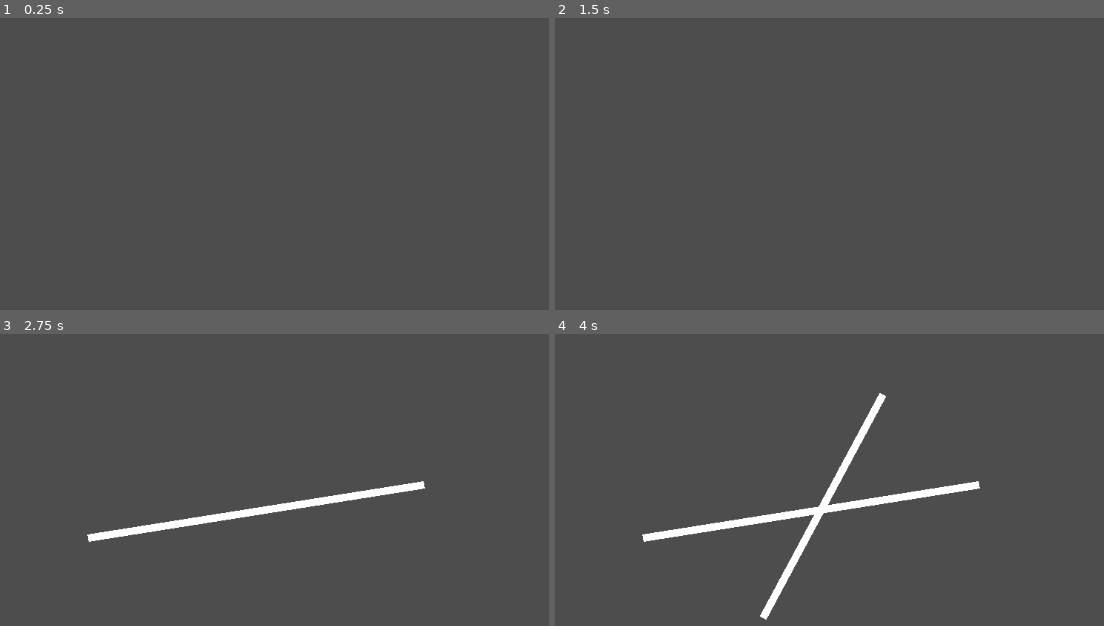
Above: before the commit, frames 1-4 (two rows, left to right).
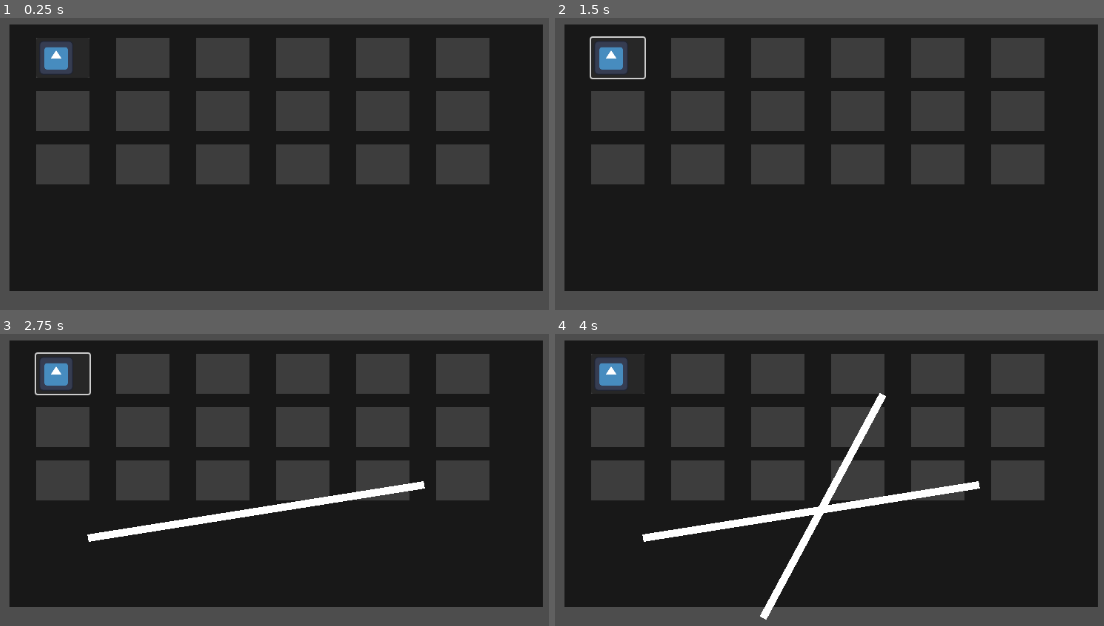
Above: after the commit, the same moments.

Repository: smkillerz777-star/Magia-Infinita
Game: Godot game, scene res://main_game.tscn
Same seed, same stepped clock (60 frames per second), same inputs: the game is played once before the commit and once after it. The engine's default icon, where the game draws it, is replaced by a stand-in: a white triangle on a blue panel in a dark square.
Inputs (mouse positions are in pixels of both pictures, inside the frame that each line leads up to):
- Up to frame 1 (0.25 s): no input
- Up to frame 2 (1.5 s): click (615, 58) at 0.52 s; tap Enter at 1.25 s; move the mouse to (977, 169) at 1.27 s; press the mouse at (977, 169) at 1.28 s; hold Right from 1.28 s (still down)
- Up to frame 3 (2.75 s): tap Space at 2 s; move the mouse to (87, 538) at 2.02 s; release Right at 2.03 s; release the mouse at (87, 538) at 2.03 s; hold Down from 2.03 s (still down); click (87, 538) at 2.1 s
- Up to frame 4 (4 s): tap Enter at 2.75 s; move the mouse to (884, 395) at 2.77 s; release Down at 2.78 s; press the mouse at (884, 395) at 2.78 s; hold Right 2.78-3.53 s; tap Alt at 2.85 s; tap Space at 3.5 s; move the mouse to (763, 617) at 3.52 s; release the mouse at (763, 617) at 3.53 s; hold Up from 3.53 s (still down); tap Shift at 3.6 s; click (763, 617) at 3.8 s

The runs differ from the first frame. In frame 1, 66% of the frame differs, in the area x 1-99%, y 2-94%; in frame 2, 66%; in frame 3, 65%; in frame 4, 64%.

Commit message:
added inventory,global,is_complete()
base the of the inventory is added where the player can store various items they need for drawing magic circle. Now if a circle is complete it gets deleted automatically later in the development, instead of delete the circle will activate . added a global script that will keep things are required across scene

Diff:
--- /dev/null
+++ b/magia-infinita/global.gd
@@ -0,0 +1 @@
+extends Node
--- /dev/null
+++ b/magia-infinita/inventory.gd
@@ -0,0 +1 @@
+extends Control
--- /dev/null
+++ b/magia-infinita/inventory.tscn
@@ -0,0 +1,202 @@
+[gd_scene format=3 uid="uid://dqwevh5plt1hj"]
+
+[ext_resource type="Script" uid="uid://cyrw1pgm4fwj1" path="res://inventory.gd" id="1_pohso"]
+[ext_resource type="Texture2D" uid="uid://cq0hmujlnh7so" path="res://icon.svg" id="2_psafj"]
+
+[sub_resource type="StyleBoxFlat" id="StyleBoxFlat_pohso"]
+bg_color = Color(0.093160845, 0.093160845, 0.0931608, 1)
+
+[sub_resource type="StyleBoxFlat" id="StyleBoxFlat_psafj"]
+bg_color = Color(0.23826218, 0.2382622, 0.23826209, 1)
+
+[node name="inventory" type="Control" unique_id=1052778249]
+layout_mode = 3
+anchors_preset = 15
+anchor_right = 1.0
+anchor_bottom = 1.0
+grow_horizontal = 2
+grow_vertical = 2
+script = ExtResource("1_pohso")
+
+[node name="Panel" type="Panel" parent="." unique_id=1956787067]
+layout_mode = 1
+anchors_preset = 15
+anchor_right = 1.0
+anchor_bottom = 1.0
+grow_horizontal = 2
+grow_vertical = 2
+theme_override_styles/panel = SubResource("StyleBoxFlat_pohso")
+
+[node name="block1" type="Panel" parent="." unique_id=698735222]
+layout_mode = 1
+anchors_preset = -1
+anchor_left = 0.05
+anchor_top = 0.05
+anchor_right = 0.15
+anchor_bottom = 0.2
+theme_override_styles/panel = SubResource("StyleBoxFlat_psafj")
+
+[node name="Button" type="Button" parent="block1" unique_id=449468122]
+layout_mode = 1
+anchors_preset = 15
+anchor_right = 1.0
+anchor_bottom = 1.0
+grow_horizontal = 2
+grow_vertical = 2
+icon = ExtResource("2_psafj")
+expand_icon = true
+
+[node name="block2" type="Panel" parent="." unique_id=1311561184]
+layout_mode = 1
+anchors_preset = -1
+anchor_left = 0.2
+anchor_top = 0.05
+anchor_right = 0.3
+anchor_bottom = 0.2
+theme_override_styles/panel = SubResource("StyleBoxFlat_psafj")
+
+[node name="block3" type="Panel" parent="." unique_id=911605083]
+layout_mode = 1
+anchors_preset = -1
+anchor_left = 0.35
+anchor_top = 0.05
+anchor_right = 0.45
+anchor_bottom = 0.2
+theme_override_styles/panel = SubResource("StyleBoxFlat_psafj")
+
+[node name="block4" type="Panel" parent="." unique_id=424342037]
+layout_mode = 1
+anchors_preset = -1
+anchor_left = 0.5
+anchor_top = 0.05
+anchor_right = 0.6
+anchor_bottom = 0.2
+theme_override_styles/panel = SubResource("StyleBoxFlat_psafj")
+
+[node name="block5" type="Panel" parent="." unique_id=1190847918]
+layout_mode = 1
+anchors_preset = -1
+anchor_left = 0.65
+anchor_top = 0.05
+anchor_right = 0.75
+anchor_bottom = 0.2
+theme_override_styles/panel = SubResource("StyleBoxFlat_psafj")
+
+[node name="block6" type="Panel" parent="." unique_id=1654364094]
+layout_mode = 1
+anchors_preset = -1
+anchor_left = 0.8
+anchor_top = 0.05
+anchor_right = 0.9
+anchor_bottom = 0.2
+theme_override_styles/panel = SubResource("StyleBoxFlat_psafj")
+
+[node name="block7" type="Panel" parent="." unique_id=86859338]
+layout_mode = 1
+anchors_preset = -1
+anchor_left = 0.05
+anchor_top = 0.25
+anchor_right = 0.15
+anchor_bottom = 0.4
+theme_override_styles/panel = SubResource("StyleBoxFlat_psafj")
+
+[node name="block8" type="Panel" parent="." unique_id=656614057]
+layout_mode = 1
+anchors_preset = -1
+anchor_left = 0.2
+anchor_top = 0.25
+anchor_right = 0.3
+anchor_bottom = 0.4
+theme_override_styles/panel = SubResource("StyleBoxFlat_psafj")
+
+[node name="block9" type="Panel" parent="." unique_id=821185788]
+layout_mode = 1
+anchors_preset = -1
+anchor_left = 0.35
+anchor_top = 0.25
+anchor_right = 0.45
+anchor_bottom = 0.4
+theme_override_styles/panel = SubResource("StyleBoxFlat_psafj")
+
+[node name="block10" type="Panel" parent="." unique_id=279308581]
+layout_mode = 1
+anchors_preset = -1
+anchor_left = 0.5
+anchor_top = 0.25
+anchor_right = 0.6
+anchor_bottom = 0.4
+theme_override_styles/panel = SubResource("StyleBoxFlat_psafj")
+
+[node name="block11" type="Panel" parent="." unique_id=747045072]
+layout_mode = 1
+anchors_preset = -1
+anchor_left = 0.65
+anchor_top = 0.25
+anchor_right = 0.75
+anchor_bottom = 0.4
+theme_override_styles/panel = SubResource("StyleBoxFlat_psafj")
+
+[node name="block12" type="Panel" parent="." unique_id=1015563890]
+layout_mode = 1
+anchors_preset = -1
+anchor_left = 0.8
+anchor_top = 0.25
+anchor_right = 0.9
+anchor_bottom = 0.4
+theme_override_styles/panel = SubResource("StyleBoxFlat_psafj")
+
+[node name="block13" type="Panel" parent="." unique_id=1396550619]
+layout_mode = 1
+anchors_preset = -1
+anchor_left = 0.05
+anchor_top = 0.45
+anchor_right = 0.15
+anchor_bottom = 0.6
+theme_override_styles/panel = SubResource("StyleBoxFlat_psafj")
+
+[node name="block14" type="Panel" parent="." unique_id=601689186]
+layout_mode = 1
+anchors_preset = -1
+anchor_left = 0.2
+anchor_top = 0.45
+anchor_right = 0.3
+anchor_bottom = 0.6
+theme_override_styles/panel = SubResource("StyleBoxFlat_psafj")
+
+[node name="block15" type="Panel" parent="." unique_id=828746643]
+layout_mode = 1
+anchors_preset = -1
+anchor_left = 0.35
+anchor_top = 0.45
+anchor_right = 0.45
+anchor_bottom = 0.6
+theme_override_styles/panel = SubResource("StyleBoxFlat_psafj")
+
+[node name="block16" type="Panel" parent="." unique_id=1094128851]
+layout_mode = 1
+anchors_preset = -1
+anchor_left = 0.5
+anchor_top = 0.45
+anchor_right = 0.6
+anchor_bottom = 0.6
+theme_override_styles/panel = SubResource("StyleBoxFlat_psafj")
+
+[node name="block17" type="Panel" parent="." unique_id=679424170]
+layout_mode = 1
+anchors_preset = -1
+anchor_left = 0.65
+anchor_top = 0.45
+anchor_right = 0.75
+anchor_bottom = 0.6
+theme_override_styles/panel = SubResource("StyleBoxFlat_psafj")
+
+[node name="block18" type="Panel" parent="." unique_id=1230251462]
+layout_mode = 1
+anchors_preset = -1
+anchor_left = 0.8
+anchor_top = 0.45
+anchor_right = 0.9
+anchor_bottom = 0.6
+theme_override_styles/panel = SubResource("StyleBoxFlat_psafj")
+
+[connection signal="pressed" from="block1/Button" to="." method="_on_button_pressed"]
--- a/magia-infinita/main_game.gd
+++ b/magia-infinita/main_game.gd
@@ -1,11 +1,18 @@
 extends Node2D
-var i = 0
+var i = 1
 func _process(deltall):
 	if(Input.is_action_just_pressed("draw")):
 		add_child(Line2D.new())
 	elif(Input.is_action_pressed("draw")):
 		get_child(i).add_point((get_global_mouse_position()))
 	elif(Input.is_action_just_released("draw")):
+		if(is_complete()):
+			get_child(i).queue_free()
+			i-=1
 		i+=1
 	else:
 		pass
+func is_complete():
+	if(get_child(i).points[0].distance_to(get_child(i).points[get_child(i).points.size()-1])<5):
+			print("complete by itself")
+			return true
--- a/magia-infinita/main_game.tscn
+++ b/magia-infinita/main_game.tscn
@@ -1,6 +1,13 @@
 [gd_scene format=3 uid="uid://dak7h6lc532gs"]
 
 [ext_resource type="Script" uid="uid://cmq2ujylspex7" path="res://main_game.gd" id="1_1oj5k"]
+[ext_resource type="PackedScene" uid="uid://dqwevh5plt1hj" path="res://inventory.tscn" id="2_yx7mw"]
 
 [node name="main_game" type="Node2D" unique_id=1951637327]
 script = ExtResource("1_1oj5k")
+
+[node name="inventory" parent="." unique_id=1052778249 instance=ExtResource("2_yx7mw")]
+offset_left = 218.0
+offset_top = 129.0
+offset_right = 938.0
+offset_bottom = 489.0
--- a/magia-infinita/project.godot
+++ b/magia-infinita/project.godot
@@ -14,6 +14,10 @@
 run/main_scene="uid://dak7h6lc532gs"
 config/features=PackedStringArray("4.6", "GL Compatibility")
 config/icon="res://icon.svg"
+
+[autoload]
+
+global="*uid://dvyp8n5xxm51m"
 
 [display]
 
Not shown, added: magia-infinita/global.gd.uid
Not shown, added: magia-infinita/inventory.gd.uid
